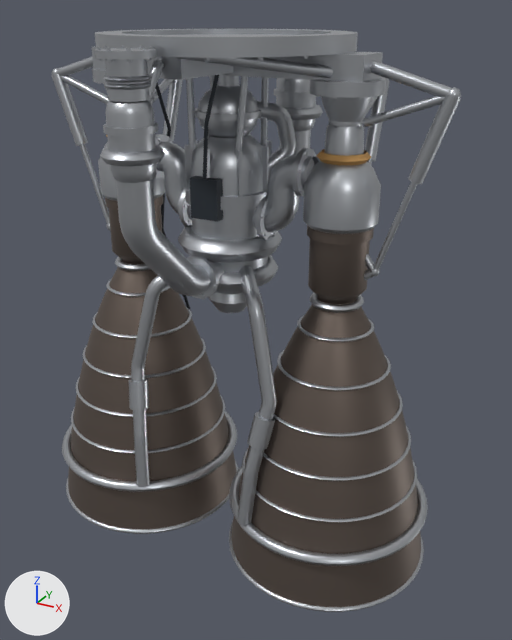
The Blender file assets/blender/eng_kerolox_staged_combustion.blend as it was, and as the next commit left it.
Before and after are seen from a 50 mm camera at (2.43, -4.05, 3.73) aimed at (0.17, 0.05, 1.68). The axes (+X, +Y, +Z) are drawn at lower left. The lights are the same throughout. The picture after the commit comes second. Objects named as collision shapes, trigger or cutter boxes, shadow casters or lower levels of detail are left out.

In view in the first picture: 'eng_kerolox_staged_combustion_LOD0'.
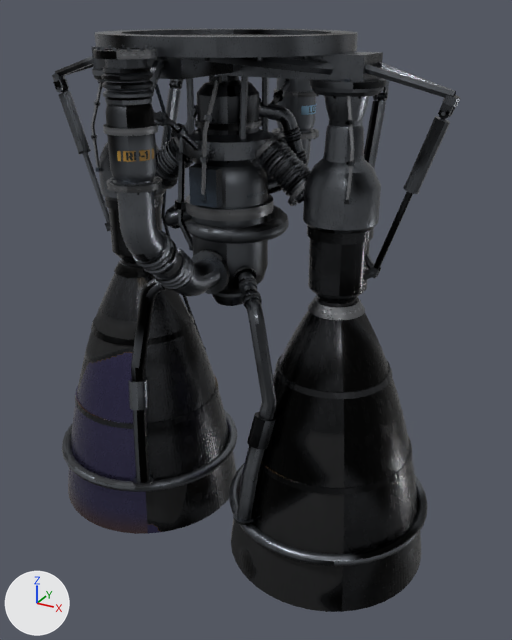
What differs and where, as boxes [x1, y1, x2, y2] in the pictures (512 x 640 px):
'eng_kerolox_staged_combustion_LOD0', surface changed, reshaped (darker)
    both: [52, 29, 461, 612]
part 1 of me_eng_kerolox_staged_combustion_lod0, added
    after: [261, 436, 411, 489]
part 2 of me_eng_kerolox_staged_combustion_lod0, added
    after: [277, 355, 391, 393]
part 3 of me_eng_kerolox_staged_combustion_lod0, added
    after: [311, 86, 384, 93]
part 4 of me_eng_kerolox_staged_combustion_lod0, rebuilt
    before: [277, 349, 391, 391]
    after: [275, 361, 392, 399]
part 5 of me_eng_kerolox_staged_combustion_lod0, rebuilt (10% taller)
    before: [310, 293, 364, 313]
    after: [308, 298, 365, 320]
part 6 of me_eng_kerolox_staged_combustion_lod0, deleted
    before: [59, 46, 445, 612]
part 7 of me_eng_kerolox_staged_combustion_lod0, reshaped
    before: [52, 46, 461, 566]
    after: [52, 45, 460, 566]
part 8 of me_eng_kerolox_staged_combustion_lod0, surface changed (darker)
    both: [68, 69, 461, 612]
part 9 of me_eng_kerolox_staged_combustion_lod0, recoloured
    both: [103, 90, 316, 136]
part 10 of me_eng_kerolox_staged_combustion_lod0, recoloured
    both: [93, 69, 386, 183]

What changed in the scene script:
```text
Change mat_engine_metal:
    remove # nodes: BsdfPrincipled, OutputMaterial
    remove # colours: light grey #bcbfc4
    nodes: BsdfPrincipled, MapRange x2, Mapping, Math x7, Mix x3, NormalMap, OutputMaterial, SeparateColor x2, TexImage x4, UVMap x2
    colours: grey #878c93
    uses the picture img_eng_kerolox_staged_combustion_lod1_mask_png
    uses the picture img_engine_metal_albedo_jpg
    uses the picture img_engine_metal_normal_png
    uses the picture img_engine_metal_orm_jpg
Change mat_nozzle_hot:
    remove # nodes: BsdfPrincipled, OutputMaterial
    remove # colours: brown #73675f
    nodes: BsdfPrincipled, MapRange x4, Mapping, Math x8, Mix x4, NormalMap, OutputMaterial, SeparateColor x2, TexImage x4, UVMap x2, ValToRGB
    colours: dark grey #4f5155, brown #957e50, brown #815d38, dark blue #55507c
    uses the picture img_eng_kerolox_staged_combustion_lod1_mask_png
    uses the picture img_nozzle_hot_albedo_jpg
    uses the picture img_nozzle_hot_normal_png
    uses the picture img_nozzle_hot_orm_jpg
Add mat_decal:
    mat_decal = bpy.data.materials.new('decal')
    # colours: white #ffffff
    # uses the picture img_eng_kerolox_staged_combustion_lod1_mask_png
    # uses the picture img_mf_decals_01_albedo_png
    # uses the picture img_mf_decals_01_normal_png
    # uses the picture img_mf_decals_01_orm_jpg
Add mat_nozzle_inner:
    mat_nozzle_inner = bpy.data.materials.new('nozzle_inner')
    # colours: orange #b57a45, brown #957e50, brown #815d38, dark blue #55507c
    # uses the picture img_eng_kerolox_staged_combustion_lod1_mask_png
    # uses the picture img_nozzle_inner_albedo_jpg
    # uses the picture img_nozzle_inner_normal_png
    # uses the picture img_nozzle_inner_orm_jpg
Add mat_engine_metal_satin:
    mat_engine_metal_satin = bpy.data.materials.new('engine_metal_satin')
    # colours: grey #7e838a
    # uses the picture img_eng_kerolox_staged_combustion_lod1_mask_png
    # uses the picture img_engine_metal_satin_albedo_jpg
    # uses the picture img_engine_metal_satin_normal_png
    # uses the picture img_engine_metal_satin_orm_jpg
Add mat_trim:
    mat_trim = bpy.data.materials.new('trim')
    # colours: light grey #bec1c6
    # uses the picture img_eng_kerolox_staged_combustion_lod1_mask_png
    # uses the picture img_mf_trim_01_albedo_jpg
    # uses the picture img_mf_trim_01_normal_png
    # uses the picture img_mf_trim_01_orm_jpg
Change me_eng_kerolox_staged_combustion_lod0:
    used by ob_eng_kerolox_staged_combustion_lod0; parent = ob_eng_kerolox_staged_combustion; location = (0.0, 0.0, 0.0)
    remove me_eng_kerolox_staged_combustion_lod0.from_pydata(...)  # 17587 vertices, 13832 faces; spans x -1.55..1.55, y -1.17..1.2, z 0.0..3.6
    add me_eng_kerolox_staged_combustion_lod0.from_pydata(...)  # 42082 vertices, 25925 faces; spans x -1.54..1.54, y -1.16..1.19, z 0.0..3.6
    me_eng_kerolox_staged_combustion_lod0 part 1: the loose piece of 88 vertices spanning x 0.08..1.54, y -0.73..0.73, z 0.0 is copied, and the copy is scaled about its middle by (0.793, 0.793, 1), then moved by (0.0, 0.0, 0.9), in mat_nozzle_hot; it spans x 0.24..1.38, y -0.57..0.57, z 0.9
    me_eng_kerolox_staged_combustion_lod0 part 2: the loose piece of 88 vertices spanning x 0.08..1.54, y -0.73..0.73, z 0.0 is copied, and the copy is scaled about its middle by (0.529, 0.529, 1), then moved by (0.0, 0.0, 1.5), in mat_nozzle_hot; it spans x 0.42..1.2, y -0.39..0.39, z 1.5
    me_eng_kerolox_staged_combustion_lod0 part 3: the loose piece of 36 vertices spanning x 0.59..1.03, y -0.22..0.22, z 3.28..3.36 is copied, and the copy is scaled about its middle by (0.956, 0.956, 0.25), then moved by (0.0, 0.0, -0.01), in mat_engine_metal_satin; it spans x 0.6..1.02, y -0.21..0.21, z 3.3..3.32
    me_eng_kerolox_staged_combustion_lod0 part 4: the loose piece of 220 vertices spanning x 0.43..1.19, y -0.38..0.38, z 1.51..1.53 is rebuilt with 88 vertices and now spans x 0.41..1.21, y -0.4..0.4, z 1.46..1.5, in mat_nozzle_hot
    me_eng_kerolox_staged_combustion_lod0 part 5: the loose piece of 196 vertices spanning x 0.63..0.99, y -0.18..0.18, z 1.96..2.0 is rebuilt with 64 vertices and now spans x 0.62..1.0, y -0.19..0.19, z 1.91..1.99, in mat_trim
    me_eng_kerolox_staged_combustion_lod0 part 6: 226 loose pieces with 4054 vertices, spanning x -1.55..1.55, y -1.17..1.2, z 0.01..3.56, are deleted
    me_eng_kerolox_staged_combustion_lod0 part 7: 120 vertices moved within x -1.48..1.48, y -1.1..1.12, z 0.39..3.56; 5142 vertices removed from x -1.53..1.53, y -1.15..1.18, z 0.38..3.56; 33459 vertices added at x -1.54..1.54, y -1.16..1.19, z 0.38..3.56
    me_eng_kerolox_staged_combustion_lod0 part 8: 2932 kept faces spanning x -1.54..1.54, y -1.14..1.17, z 0.0..3.36 get new texture (UV) coordinates
    me_eng_kerolox_staged_combustion_lod0 part 9: 36 faces spanning x -0.17..0.17, y -1.14..1.17, z 3.14..3.17 switch from mat_engine_metal (light grey #bcbfc4) to mat_trim
    me_eng_kerolox_staged_combustion_lod0 part 10: 202 faces spanning x -1.03..1.03, y -1.12..1.15, z 2.86..3.36 switch from mat_engine_metal (light grey #bcbfc4) to mat_engine_metal_satin
    me_eng_kerolox_staged_combustion_lod0 part 11: the surface is now shaded flat
    other edits to the shape of me_eng_kerolox_staged_combustion_lod0 do not show in these pictures
    remove me_eng_kerolox_staged_combustion_lod0.materials.append(mat_thermal)  # orange #cb9b5d
    add me_eng_kerolox_staged_combustion_lod0.materials.append(mat_decal)
    add me_eng_kerolox_staged_combustion_lod0.materials.append(mat_nozzle_inner)
```
